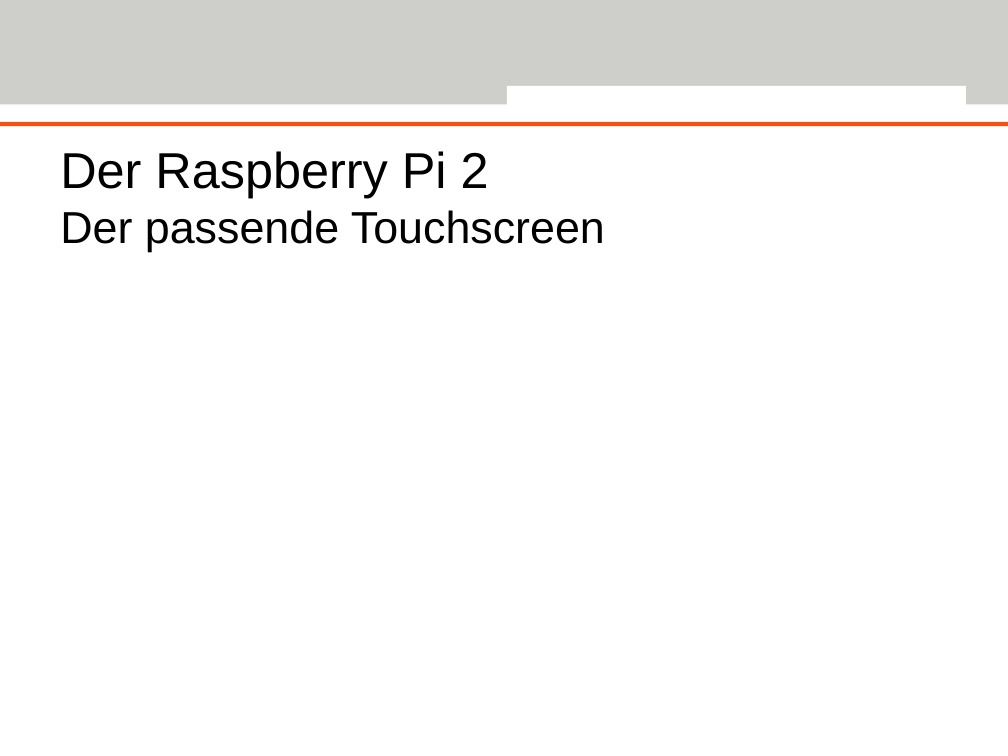
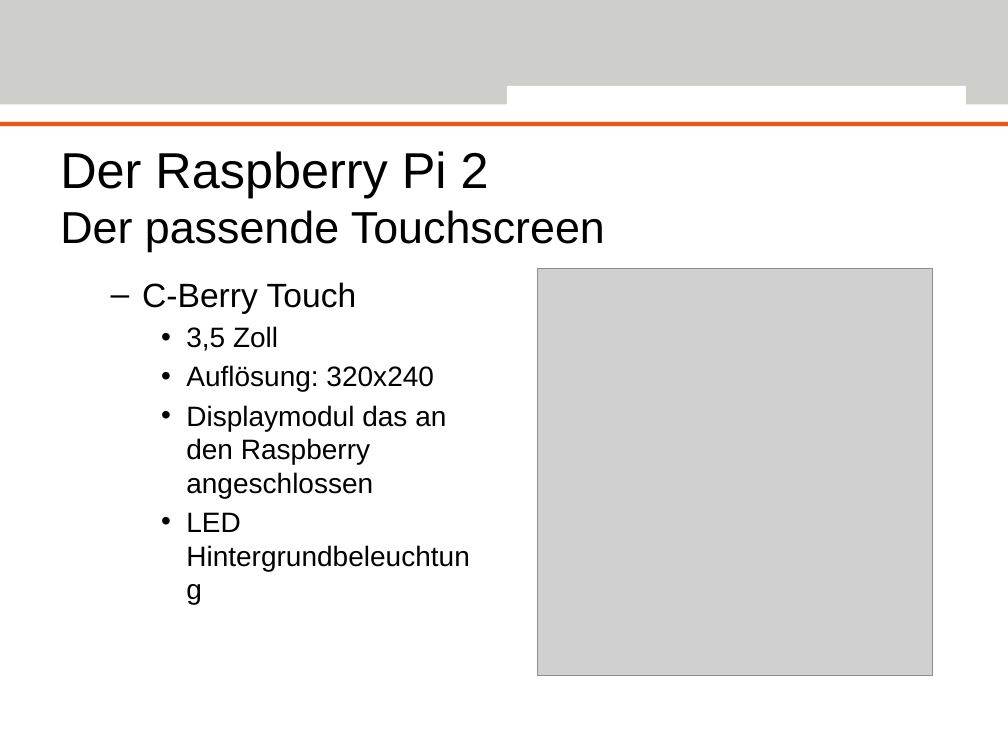
Before and after one commit to Deltachi/Tally_Teamproject, a slide deck: slide 6 of documents/presentation/TallyFinal.pptx (slide 7 before the commit). Drawn at 1008x756 pixels with LibreOffice and Linux fonts; fonts in the diff are those of the drawing; grey boxes stand for pictures; background and template pictures are left out. Boxes give left, top, right and bottom in pixels: in the first picture for what was removed or moved away, otherwise in the second. Text is boxed around its words. In the diff, an @@ line names an element or a change of style, - is before the commit and + after.

```diff
--- a/documents/presentation/TallyFinal.pptx
+++ b/documents/presentation/TallyFinal.pptx
@@ picture added at [537,269,931,675] @@
@@ text added at [142,282,446,532], 20 pt, text #000000 @@
+  – C-Berry Touch
+    • 3,5 Zoll
+    • Auflösung: 320x240
+    • Displaymodul das an den Raspberry angeschlossen
+    • LED Hintergrundbeleuchtung
```
Also in this commit, not shown: 6 other slides changed, 3 slides added, 1 other file.
